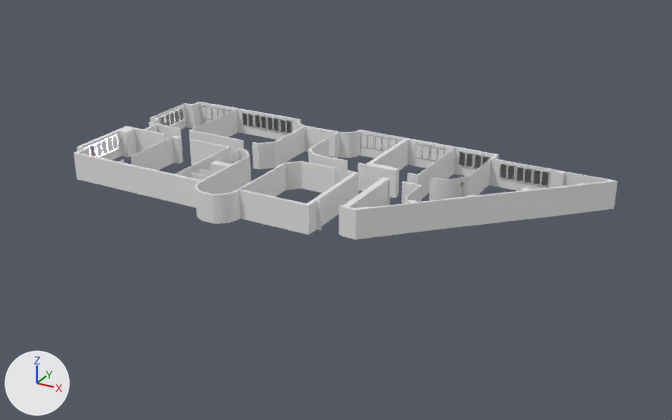
A saved change to the Blender file Environnement/batiment.blend.
One viewpoint serves both versions: a 50 mm camera at (23.9, -45.5, 21.2) aimed at (0.1, -2.2, -0.4). Lighting does not change. The marker at lower left points along +X, +Y and +Z.

The first picture shows 'Murs'.
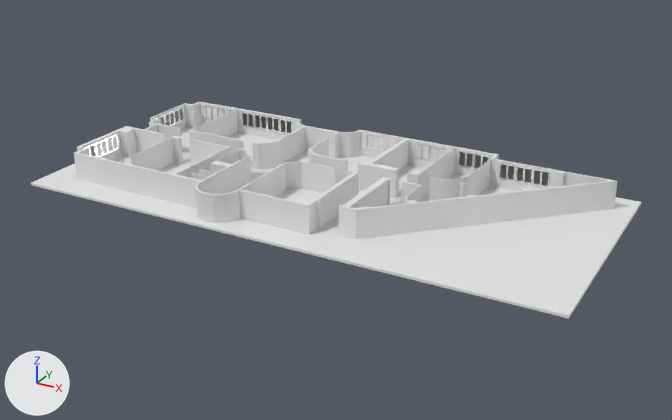
Boxes [x1, y1, x2, y2] around the edits, measured in the pictures (672 x 420 px):
'Sol', shown: after [31, 127, 641, 319]

The change, as a list of edits to the scene's bpy script:
```text
Change ob_sol:
    remove ob_sol.hide_set(True)
```
